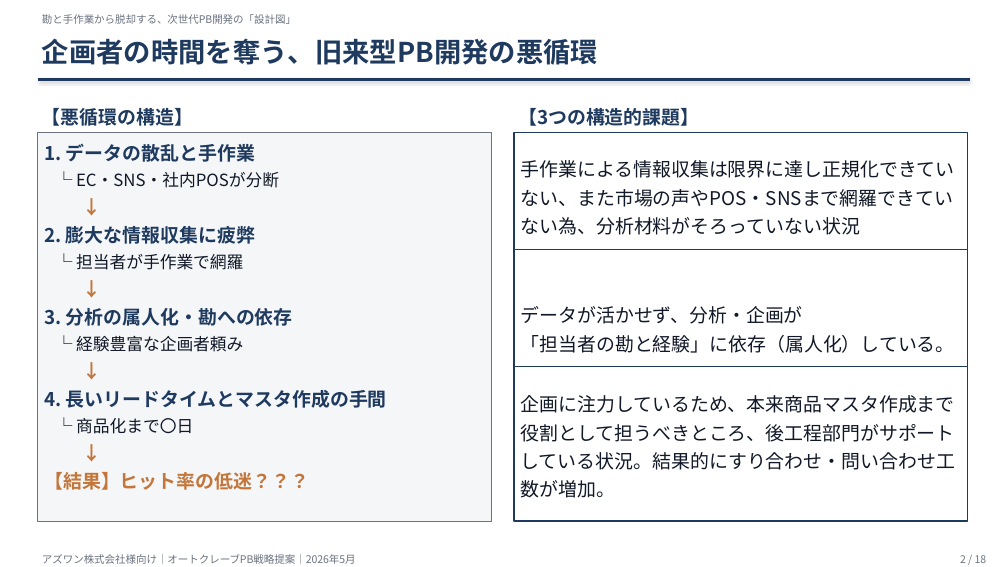
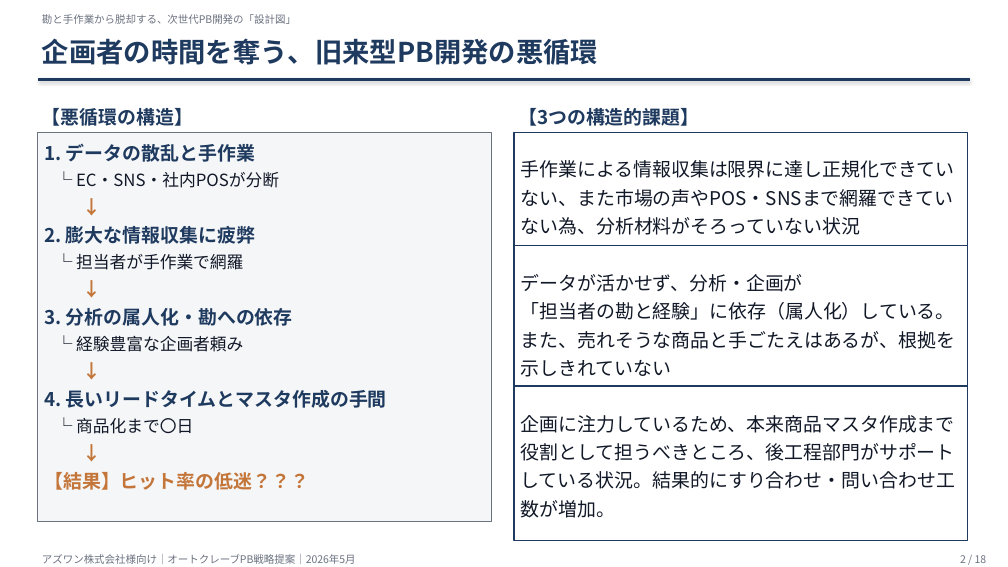
Before and after one commit to daruma0411-crypto/pb-planner, a slide deck: slide 2 of docs/proposals/Precision_PB_Blueprint_Aswan_editable_V7.pptx. Drawn at 1008x567 pixels with LibreOffice and Linux fonts; fonts in the diff are those of the drawing. Boxes give left, top, right and bottom in pixels: in the first picture for what was removed or moved away, otherwise in the second. Text is boxed around its words. In the diff, an @@ line names an element or a change of style, - is before the commit and + after.

```diff
--- a/docs/proposals/Precision_PB_Blueprint_Aswan_editable_V7.pptx
+++ b/docs/proposals/Precision_PB_Blueprint_Aswan_editable_V7.pptx
@@ rectangle "データが活かせず、分析・企画が": place and size @@
-rectangle "データが活かせず、分析・企画が" at bbox=[514, 250, 968, 404]
+rectangle "データが活かせず、分析・企画が" at bbox=[514, 246, 968, 400]
@@ text in rectangle at bbox=[521, 331, 955, 377]: paragraph added @@
+また、売れそうな商品と手ごたえはあるが、根拠を示しきれていない
@@ rectangle "企画に注力しているため、本来商品マスタ作成まで役割として担うべきところ、後工程部門がサポートしている状況。結果的にすり合 ...": place and size @@
-rectangle "企画に注力しているため、本来商品マスタ作成まで役割として担うべきところ、後工程部門がサポートしている状況。結果的にすり合 ..." at bbox=[514, 367, 968, 521]
+rectangle "企画に注力しているため、本来商品マスタ作成まで役割として担うべきところ、後工程部門がサポートしている状況。結果的にすり合 ..." at bbox=[514, 386, 968, 541]
```
Also in this commit, not shown: 1 other slide changed, 2 other files.
